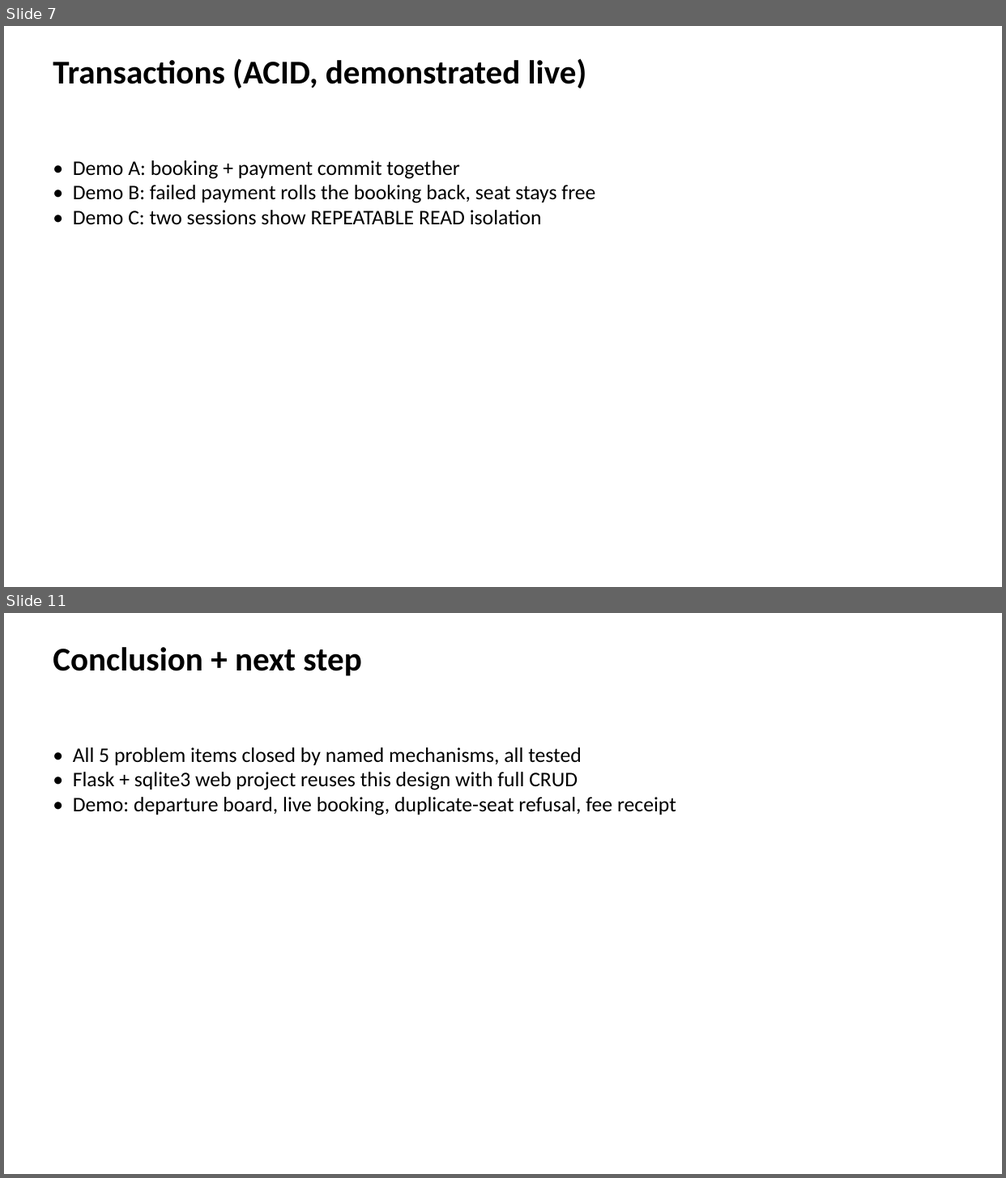
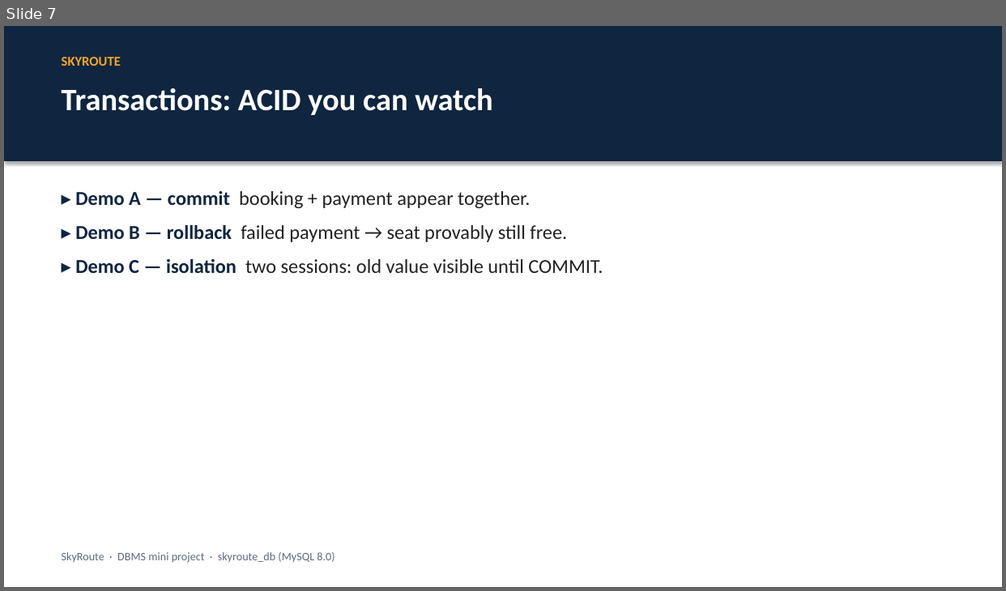
Before and after one commit to Bhaskar-1818/skyroute-dbms-python, a slide deck: dbms/docs/SkyRoute_Slides.pptx. Shown one above the other, each under a label of ours: slides 7 and 11 before the commit, slide 7 after it; the slides between them are not shown. The pictures are 1006x1178 and 1006x591 pixels, drawn with LibreOffice and Linux fonts; fonts in the diff are those of the drawing. Boxes give left, top, right and bottom in pixels: in the first picture for what was removed or moved away, otherwise in the second. Text is boxed around its words. In the diff, an @@ line names an element or a change of style, - is before the commit and + after.

```diff
--- a/dbms/docs/SkyRoute_Slides.pptx
+++ b/dbms/docs/SkyRoute_Slides.pptx
@@ slide 11 removed at (4,613,1002,1174), background #FFFFFF @@
@@ text removed at (53,647,361,676) @@
-Conclusion + next step
@@ text removed at (73,747,676,815) @@
-• All 5 problem items closed by named mechanisms, all tested
-• Flask + sqlite3 web project reuses this design with full CRUD
-• Demo: departure board, live booking, duplicate-seat refusal, fee receipt
@@ slide 7 changed as well @@
@@ rectangle added at (4,26,1002,161), fill #0F2540 @@
@@ text added at (62,57,121,66), 13 pt, text #F5A623, bold @@
+SKYROUTE
@@ text at (62,88,492,115): text changed; size 32 to 30 pt; text colour #000000 to #FFFFFF @@
-Transactions (ACID, demonstrated live)
+Transactions: ACID you can watch
@@ text at (75,191,603,273): text changed; size 20 to 19 pt; text colour #000000 to #222222 @@
-• Demo A: booking + payment commit together
-• Demo B: failed payment rolls the booking back, seat stays free
-• Demo C: two sessions show REPEATABLE READ isolation
+▸ Demo A — commit booking + payment appear together.
+▸ Demo B — rollback failed payment → seat provably still free.
+▸ Demo C — isolation two sessions: old value visible until COMMIT.
@@ text added at (62,552,334,563), 11 pt, text #5B6B7F @@
+SkyRoute · DBMS mini project · skyroute_db (MySQL 8.0)
```
Also in this commit, not shown: 10 slides added, 9 other slides removed, 16 other files.
